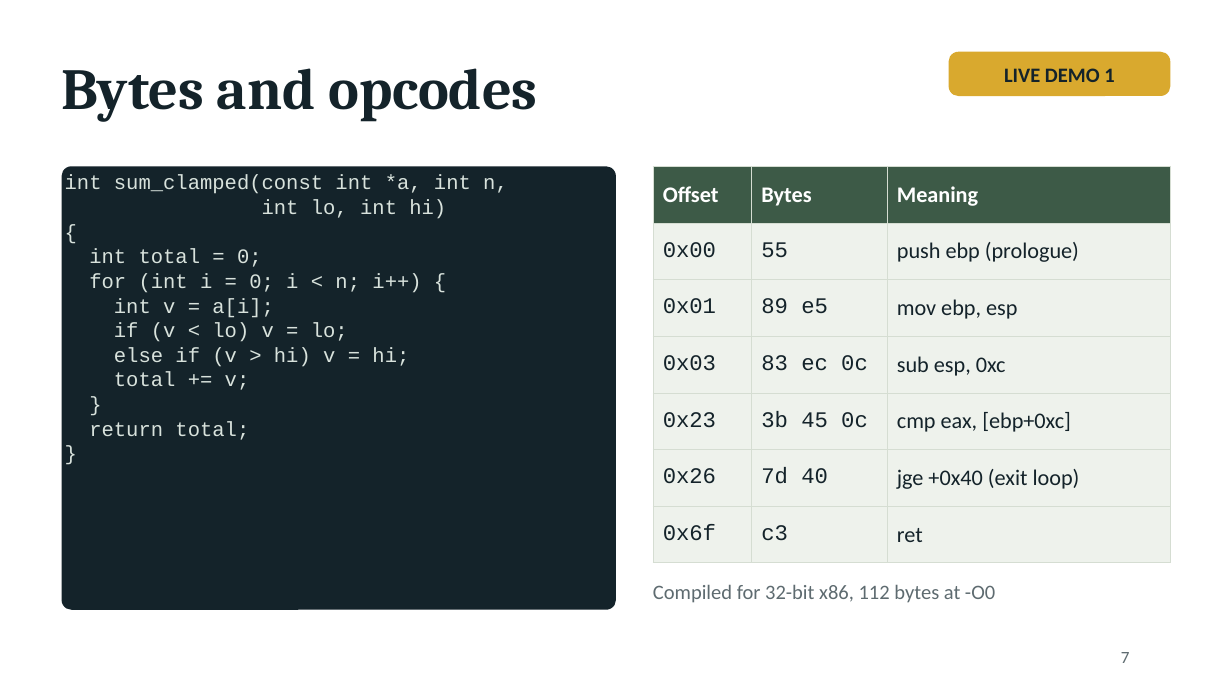
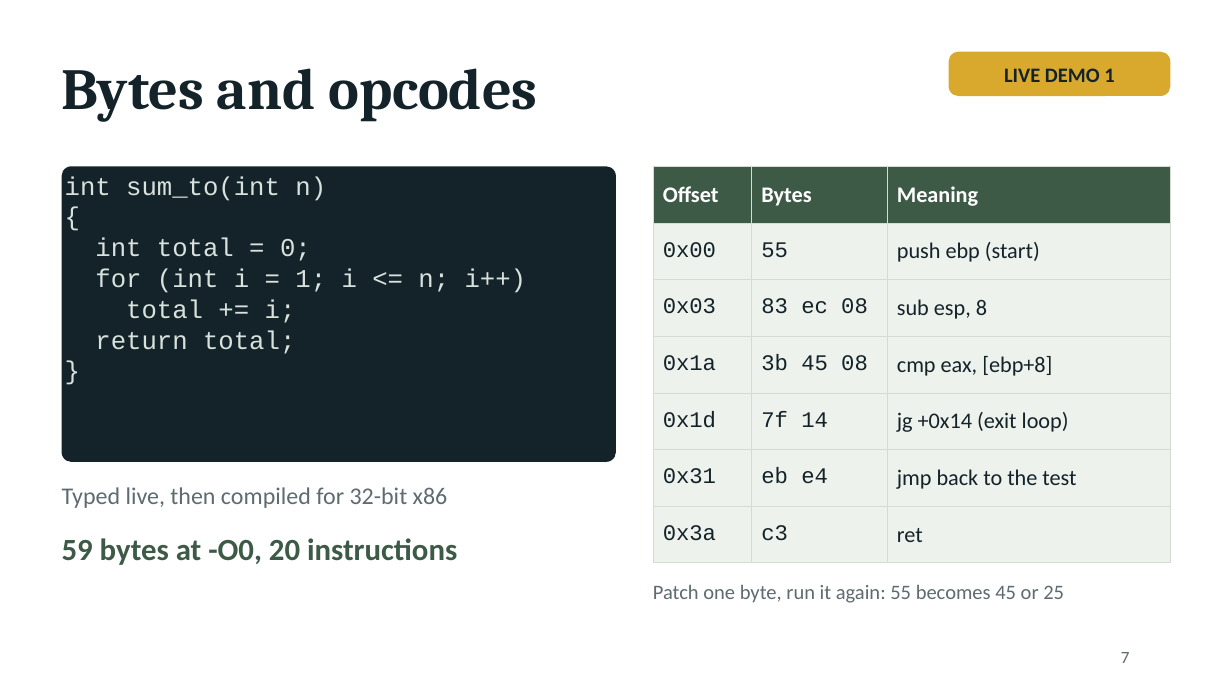
Before and after one commit to kelmer44/tesoro-stuff, a slide deck: slide 7 of prez/tesoro_talk.pptx. Drawn at 1232x693 pixels with LibreOffice and Linux fonts; fonts in the diff are those of the drawing. Boxes give left, top, right and bottom in pixels: in the first picture for what was removed or moved away, otherwise in the second. Text is boxed around its words. In the diff, an @@ line names an element or a change of style, - is before the commit and + after.

```diff
--- a/prez/tesoro_talk.pptx
+++ b/prez/tesoro_talk.pptx
@@ rounded rectangle "int sum_to(int n)": place and size @@
-rounded rectangle "int sum_to(int n)" at [62,166,616,610]
+rounded rectangle "int sum_to(int n)" at [62,166,616,462]
@@ rounded rectangle "int sum_to(int n)" at [62,166,616,462]: proportions changed @@
@@ text in rounded rectangle at [65,176,326,201]: text changed; size 12 to 15 pt @@
-int sum_clamped(const int *a, int n,
-int lo, int hi)
+int sum_to(int n)
@@ table at [653,166,1170,546] @@
-row 2, column 3: push ebp (prologue)
+row 2, column 3: push ebp (start)
-row 3: 0x01 | 89 e5 | mov ebp, esp
+row 3: 0x03 | 83 ec 08 | sub esp, 8
-row 4: 0x03 | 83 ec 0c | sub esp, 0xc
+row 4: 0x1a | 3b 45 08 | cmp eax, [ebp+8]
-row 5: 0x23 | 3b 45 0c | cmp eax, [ebp+0xc]
+row 5: 0x1d | 7f 14 | jg +0x14 (exit loop)
-row 6: 0x26 | 7d 40 | jge +0x40 (exit loop)
+row 6: 0x31 | eb e4 | jmp back to the test
-row 7, column 1: 0x6f
+row 7, column 1: 0x3a
@@ text in rounded rectangle at [95,237,311,354]: size 12 to 15 pt in "{", "int total = 0;", "return total;", "}" @@
@@ text in rounded rectangle at [95,268,527,323]: text changed; size 12 to 15 pt @@
-for (int i = 0; i < n; i++) {
-int v = a[i];
-if (v < lo) v = lo;
-else if (v > hi) v = hi;
-total += v;
-}
+for (int i = 1; i <= n; i++)
+total += i;
@@ text added at [62,487,448,508], 14 pt, text #5E6B70 @@
+Typed live, then compiled for 32-bit x86
@@ text at [62,538,457,565]: text changed; size 12 to 18 pt; text colour #5E6B70 to #3D5A47; bold on @@
-Compiled for 32-bit x86, 112 bytes at -O0
+59 bytes at -O0, 20 instructions
@@ text added at [653,585,1064,603], 12 pt, text #5E6B70 @@
+Patch one byte, run it again: 55 becomes 45 or 25
```
Also in this commit, not shown: 6 other slides changed, 29 other files.
